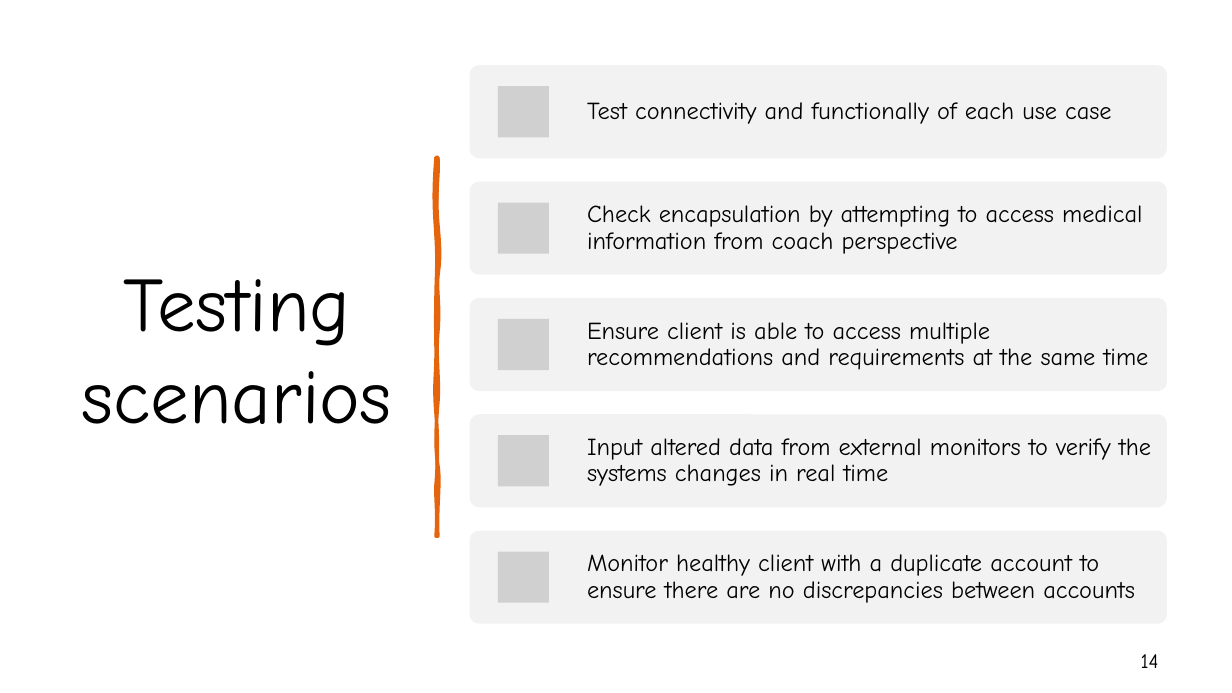
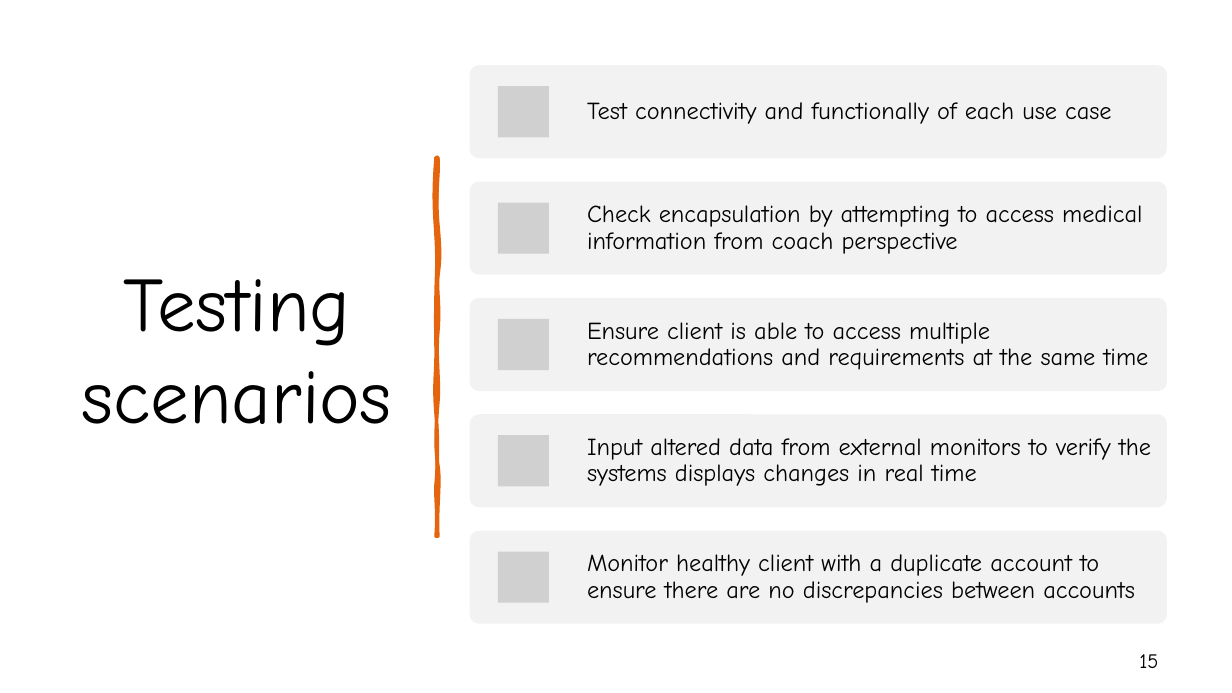
Before and after one commit to lmullettcs2043/cs2043Proj1, a slide deck: slide 15 of CS2043Proj1.pptx (slide 14 before the commit). Drawn at 1232x693 pixels with LibreOffice and Linux fonts; fonts in the diff are those of the drawing; grey boxes stand for pictures. Boxes give left, top, right and bottom in pixels: in the first picture for what was removed or moved away, otherwise in the second. Text is boxed around its words. In the diff, an @@ line names an element or a change of style, - is before the commit and + after.

```diff
--- a/CS2043Proj1.pptx
+++ b/CS2043Proj1.pptx
@@ text at [587,438,1151,486]: text changed @@
-Input altered data from external monitors to verify the systems changes in real time
+Input altered data from external monitors to verify the systems displays changes in real time
@@ page number at [1139,654,1158,668]: text changed @@
-14
+15
```
Also in this commit, not shown: 4 other slides changed, 1 slide added.
